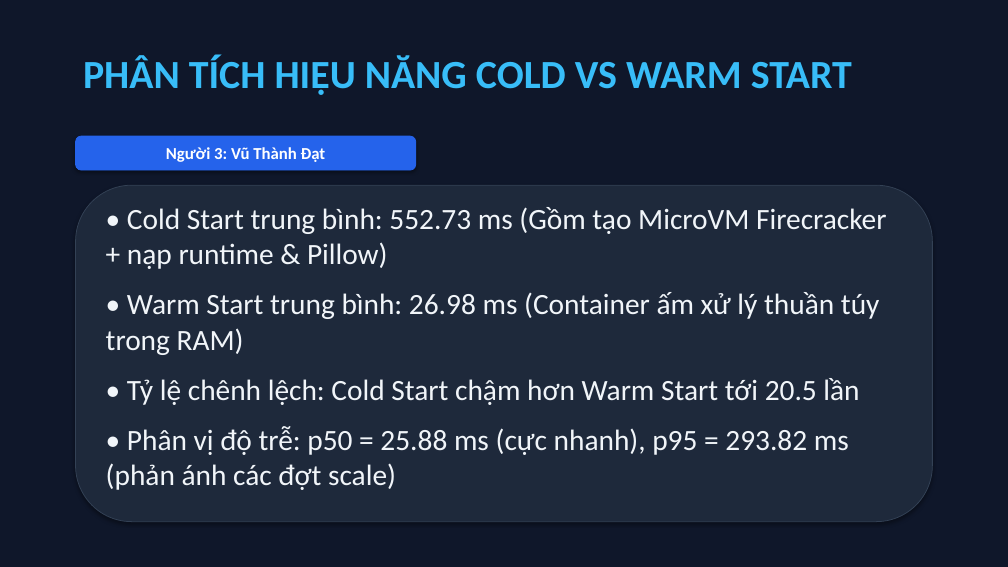
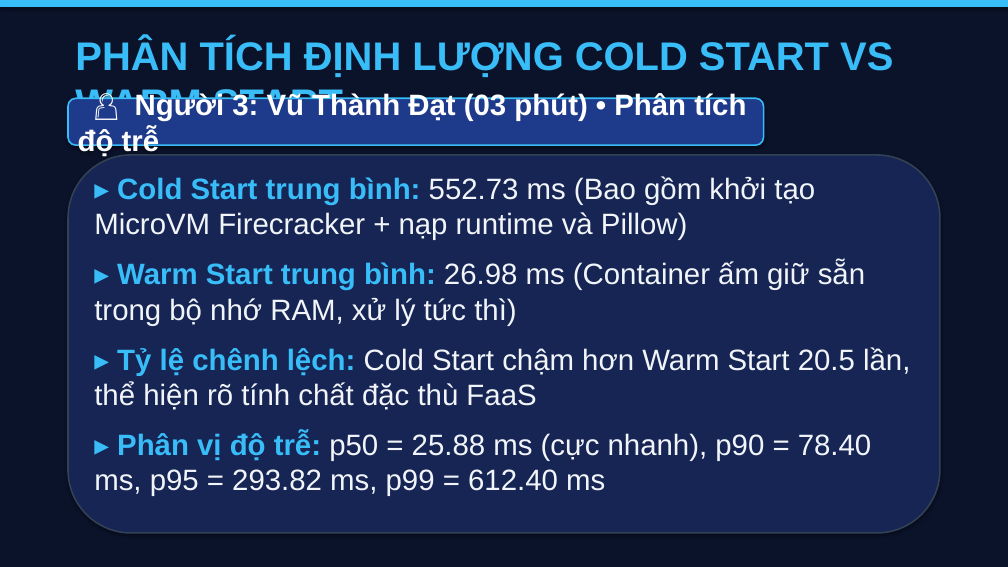
Before and after one commit to datdanghoccode/DTDM_XuLyAnh_Serverless, a slide deck: slide 10 of docs/DTDM_ThuyetTrinh_DeTai9.pptx. Drawn at 1008x567 pixels with LibreOffice and Linux fonts; fonts in the diff are those of the drawing. Boxes give left, top, right and bottom in pixels: in the first picture for what was removed or moved away, otherwise in the second. Text is boxed around its words. In the diff, an @@ line names an element or a change of style, - is before the commit and + after.

```diff
--- a/docs/DTDM_ThuyetTrinh_DeTai9.pptx
+++ b/docs/DTDM_ThuyetTrinh_DeTai9.pptx
@@ rectangle at (x1=0, y1=0, x2=1008, y2=567): fill #0F172A to #0B132B; outline #0F172A 0.75 pt to #0B132B 0.75 pt @@
@@ rectangle added at (x1=0, y1=0, x2=1008, y2=6), fill #38BDF8, outline #38BDF8 0.75 pt @@
@@ text at (x1=75, y1=38, x2=893, y2=126): text changed; font Calibri to Arial @@
-PHÂN TÍCH HIỆU NĂNG COLD VS WARM START
+PHÂN TÍCH ĐỊNH LƯỢNG COLD START VS WARM START
@@ rounded rectangle "👤 Người 3: Vũ Thành ..." resized from (x1=76, y1=136, x2=416, y2=170) to (x1=68, y1=98, x2=764, y2=145) @@
@@ rounded rectangle "👤 Người 3: Vũ Thành ..." at (x1=68, y1=98, x2=764, y2=145): fill #2563EB to #1E3A8A; outline #2563EB 0.75 pt to #38BDF8 1.5 pt @@
@@ text in rounded rectangle at (x1=78, y1=92, x2=746, y2=156): text changed; size 16 to 28 pt; font Calibri to Arial @@
-Người 3: Vũ Thành Đạt
+👤 Người 3: Vũ Thành Đạt (03 phút) • Phân tích độ trễ
@@ rounded rectangle resized from (x1=76, y1=185, x2=932, y2=522) to (x1=68, y1=155, x2=940, y2=533) @@
@@ rounded rectangle at (x1=68, y1=155, x2=940, y2=533): fill #1E293B to #172554; outline #334155 0.75 pt to #334155 1.5 pt @@
@@ text at (x1=94, y1=176, x2=910, y2=496): text changed; font Calibri to Arial @@
-• Cold Start trung bình: 552.73 ms (Gồm tạo MicroVM Firecracker + nạp runtime & Pillow)
-• Warm Start trung bình: 26.98 ms (Container ấm xử lý thuần túy trong RAM)
-• Tỷ lệ chênh lệch: Cold Start chậm hơn Warm Start tới 20.5 lần
-• Phân vị độ trễ: p50 = 25.88 ms (cực nhanh), p95 = 293.82 ms (phản ánh các đợt scale)
+▸ Cold Start trung bình: 552.73 ms (Bao gồm khởi tạo MicroVM Firecracker + nạp runtime và Pillow)
+▸ Warm Start trung bình: 26.98 ms (Container ấm giữ sẵn trong bộ nhớ RAM, xử lý tức thì)
+▸ Tỷ lệ chênh lệch: Cold Start chậm hơn Warm Start 20.5 lần, thể hiện rõ tính chất đặc thù FaaS
+▸ Phân vị độ trễ: p50 = 25.88 ms (cực nhanh), p90 = 78.40 ms, p95 = 293.82 ms, p99 = 612.40 ms
```
Also in this commit, not shown: 10 other slides changed, 3 slides added, 2 slides removed, 8 other files.
